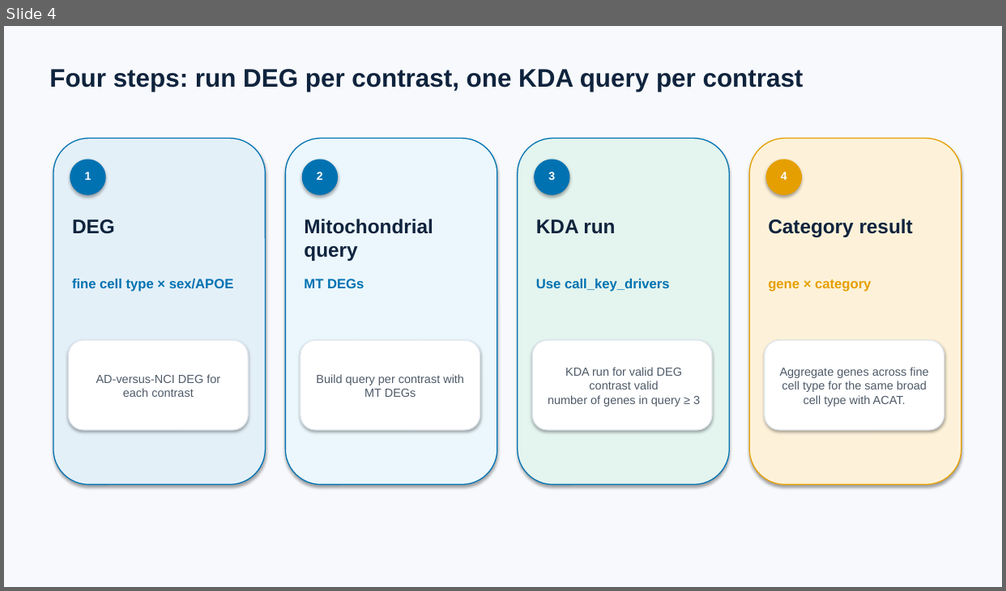
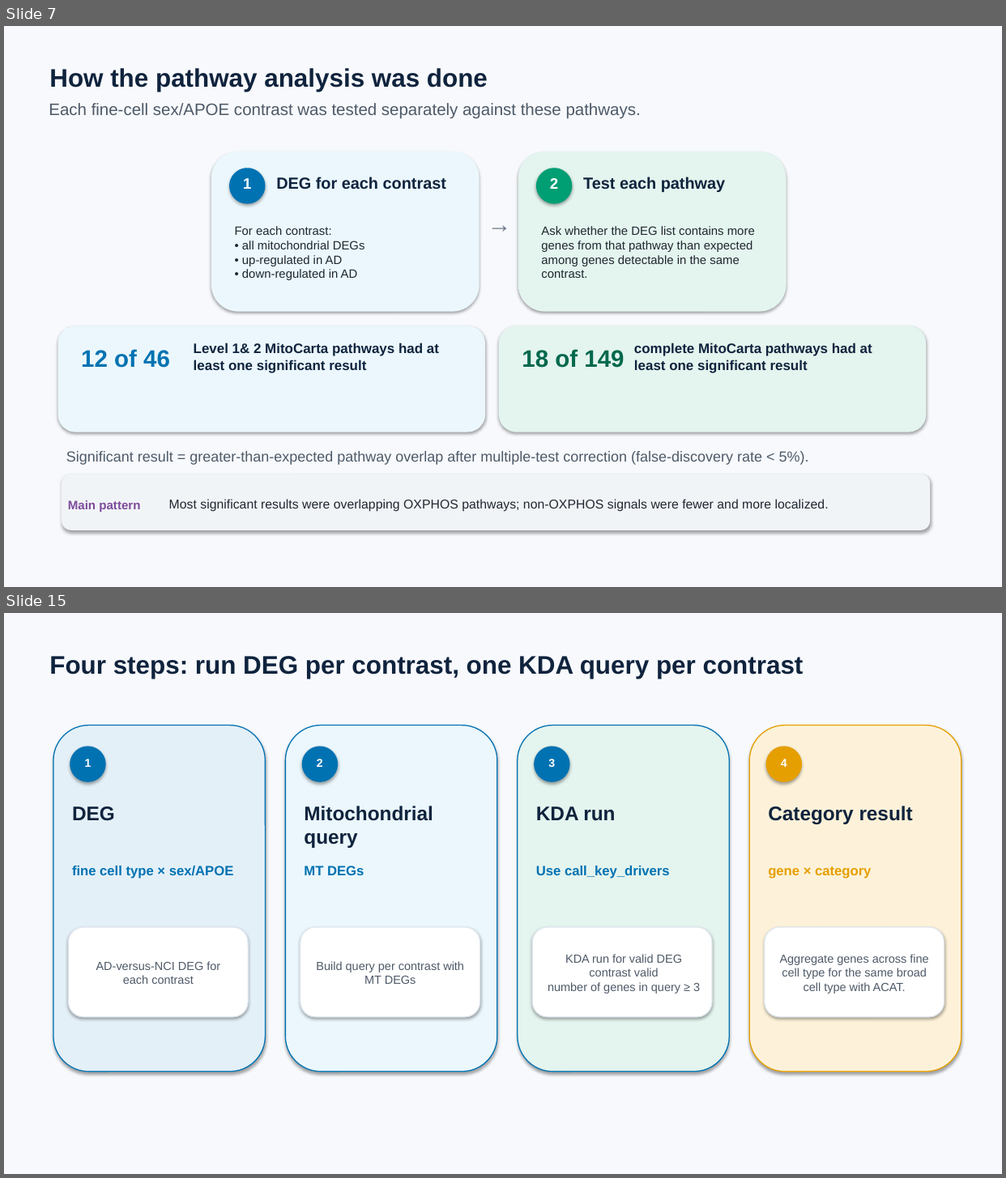
Before and after one commit to ericzhuang2010/alzheimer, a slide deck: docs/presentations/09162026/09162026_sex_apoe_kda_fine_broad.pptx. Shown one above the other, each under a label of ours: slide 4 before the commit, slides 7 and 15 after it; the slides between them are not shown. The pictures are 1006x591 and 1006x1178 pixels, drawn with LibreOffice and Linux fonts; fonts in the diff are those of the drawing. Boxes give left, top, right and bottom in pixels: in the first picture for what was removed or moved away, otherwise in the second. Text is boxed around its words. In the diff, an @@ line names an element or a change of style, - is before the commit and + after.

```diff
--- a/docs/presentations/09162026/09162026_sex_apoe_kda_fine_broad.pptx
+++ b/docs/presentations/09162026/09162026_sex_apoe_kda_fine_broad.pptx
@@ slide 7 added at bbox=[4, 26, 1002, 587], background #F7F9FC @@
@@ text added at bbox=[49, 68, 488, 92], 24.5 pt, text #0F233D, bold @@
+How the pathway analysis was done
@@ text added at bbox=[49, 103, 641, 119], 16 pt, text #4E5A68 @@
+Each fine-cell sex/APOE contrast was tested separately against these pathways.
@@ rounded rectangle added at bbox=[211, 152, 479, 312], fill #EBF7FC @@
@@ ellipse added at bbox=[229, 169, 266, 204], fill #0072B2 @@
@@ rounded rectangle added at bbox=[518, 152, 786, 312], fill #E4F4EE @@
@@ ellipse added at bbox=[536, 169, 572, 204], fill #009E73 @@
@@ text added at bbox=[243, 178, 251, 189], 14.5 pt, text #FFFFFF, bold @@
+1
@@ text added at bbox=[276, 177, 446, 190], 15.5 pt, text #0F233D, bold @@
+DEG for each contrast
@@ text added at bbox=[550, 178, 558, 189], 14.5 pt, text #FFFFFF, bold @@
+2
@@ text added at bbox=[583, 177, 725, 192], 15.5 pt, text #0F233D, bold @@
+Test each pathway
@@ text added at bbox=[485, 207, 512, 237], 23 pt, text #6C7988, bold @@
+→
@@ text added at bbox=[235, 226, 365, 280], 11.6 pt, text #1F2730 @@
+For each contrast:
+• all mitochondrial DEGs
+• up-regulated in AD
+• down-regulated in AD
@@ text added at bbox=[541, 226, 755, 278], 11.6 pt, text #1F2730 @@
+Ask whether the DEG list contains more genes from that pathway than expected among genes detectable in the same contrast.
@@ rounded rectangle added at bbox=[58, 327, 485, 433], fill #EBF7FC @@
@@ rounded rectangle added at bbox=[499, 327, 927, 433], fill #E4F4EE @@
@@ text added at bbox=[81, 349, 170, 368], 23 pt, text #0072B2, bold @@
+12 of 46
@@ text added at bbox=[194, 343, 439, 373], 13.2 pt, text #0F233D, bold @@
+Level 1& 2 MitoCarta pathways had at least one significant result
@@ text added at bbox=[522, 349, 624, 368], 23 pt, text #00684D, bold @@
+18 of 149
@@ text added at bbox=[634, 343, 872, 373], 13.2 pt, text #0F233D, bold @@
+complete MitoCarta pathways had at least one significant result
@@ text added at bbox=[66, 451, 809, 465], 14 pt, text #4E5A68 @@
+Significant result = greater-than-expected pathway overlap after multiple-test correction (false-discovery rate < 5%).
@@ rounded rectangle added at bbox=[62, 475, 930, 531], fill #F1F4F7 @@
@@ text added at bbox=[68, 501, 140, 512], 11.8 pt, text #7E4C9A, bold @@
+Main pattern
@@ text added at bbox=[169, 499, 829, 512], 12.3 pt, text #1F2730 @@
+Most significant results were overlapping OXPHOS pathways; non-OXPHOS signals were fewer and more localized.
@@ what was slide 4 is now slide 15 @@
```
Also in this commit, not shown: 11 slides changed, 116 other slides added, 30 other files.
